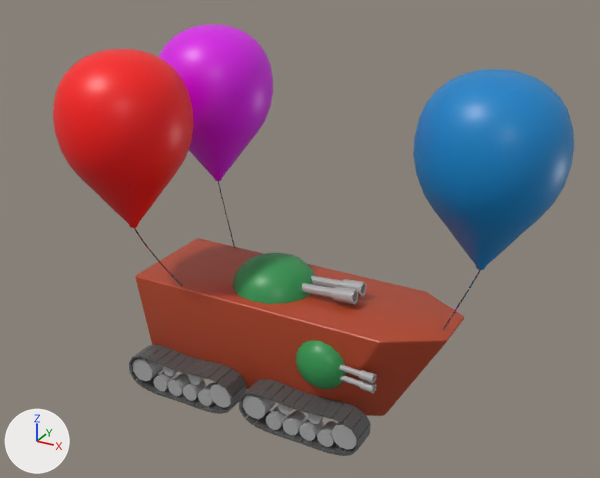
One commit to the Blender file models/truck.blend: the scene before it, then after it.
Rendered twice from a camera (50 mm lens) standing at (16.6, -30.3, 20.1) and looking at (0.0, -0.1, 5.0). The lights are fixed; the arrows at lower left show +X, +Y and +Z.
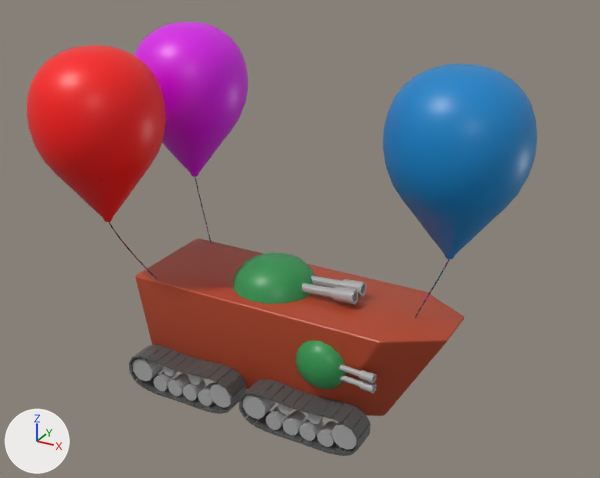
Commit message: Fix truck

Location of each change, (x1, y1, x2, y2) in pixels of the pictures (600 x 478 px):
'Sphere.004', moved
    before: (413, 69, 574, 270)
    after: (383, 64, 537, 259)
'Sphere.005', moved
    before: (53, 49, 194, 228)
    after: (27, 45, 166, 222)
'Sphere.003', moved
    before: (159, 25, 273, 181)
    after: (134, 22, 248, 177)
'BezierCurve.001', moved
    before: (443, 270, 481, 330)
    after: (414, 259, 450, 318)
'BezierCurve.002', moved
    before: (134, 228, 183, 286)
    after: (109, 222, 158, 280)
'BezierCurve', moved
    before: (218, 181, 235, 249)
    after: (195, 177, 211, 243)

The change, as a diff of the scene's bpy script:
```diff
--- a/models/truck.blend.py
+++ b/models/truck.blend.py
@@ ob_sphere_003 @@
 ob_sphere_003 = bpy.data.objects.new('Sphere.003', me_sphere_003)
-ob_sphere_003.parent = ob_truck
-ob_sphere_003.matrix_parent_inverse = Matrix(((1.0, 0.0, 0.0, -19.81), (0.0, 1.0, 0.0, -0.413), (0.0, 0.0, 1.0, -1.461), (0.0, 0.0, 0.0, 1.0)))
-ob_sphere_003.location = (12.94, 3.945, 12.2)
+ob_sphere_003.parent = ob_empty
+ob_sphere_003.location = (-8.319, 3.487, 10.76)
 ob_sphere_003.rotation_euler = (0.0, 0.0, -0.62)  # degrees (0, 0, -36)
@@ ob_sphere_004 @@
 ob_sphere_004 = bpy.data.objects.new('Sphere.004', me_sphere_004)
-ob_sphere_004.parent = ob_truck
-ob_sphere_004.matrix_parent_inverse = Matrix(((1.0, 0.0, 0.0, -19.81), (0.0, 1.0, 0.0, -0.413), (0.0, 0.0, 1.0, -1.461), (0.0, 0.0, 0.0, 1.0)))
-ob_sphere_004.location = (28.23, 0.00138, 12.33)
+ob_sphere_004.parent = ob_empty
+ob_sphere_004.location = (6.971, 0.00307, 10.84)
 ob_sphere_004.rotation_euler = (0.0, 0.0, 3.142)  # degrees (0, 0, 180)
@@ ob_beziercurve_001 @@
 ob_beziercurve_001.matrix_parent_inverse = Matrix(((-0.633, 0.0, 0.0, 17.86), (0.0, -0.633, 0.0, 0.000869), (0.0, 0.0, 0.633, -7.8), (0.0, 0.0, 0.0, 1.0)))
-ob_beziercurve_001.location = (28.31, 0.0, 7.219)
+ob_beziercurve_001.location = (7.051, 0.00168, 5.733)
 ob_beziercurve_001.rotation_euler = (1.571, 0.0, 3.142)  # degrees (90, 0, 180)
@@ ob_sphere_005 @@
 ob_sphere_005 = bpy.data.objects.new('Sphere.005', me_sphere_005)
-ob_sphere_005.parent = ob_truck
-ob_sphere_005.matrix_parent_inverse = Matrix(((1.0, 0.0, 0.0, -19.81), (0.0, 1.0, 0.0, -0.413), (0.0, 0.0, 1.0, -1.461), (0.0, 0.0, 0.0, 1.0)))
-ob_sphere_005.location = (13.08, -3.065, 12.2)
+ob_sphere_005.parent = ob_empty
+ob_sphere_005.location = (-8.179, -3.522, 10.76)
 ob_sphere_005.rotation_euler = (0.0, 0.0, 0.562)  # degrees (0, 0, 32)
@@ ob_beziercurve_002 @@
 ob_beziercurve_002.matrix_parent_inverse = Matrix(((0.536, 0.337, 0.0, -5.97), (-0.337, 0.536, 0.0, 6.047), (0.0, 0.0, 0.633, -7.716), (0.0, 0.0, 0.0, 1.0)))
-ob_beziercurve_002.location = (13.01, -3.106, 7.086)
+ob_beziercurve_002.location = (-8.248, -3.564, 5.647)
 ob_beziercurve_002.rotation_euler = (1.571, 0.0, 0.562)  # degrees (90, 0, 32)
@@ ob_empty @@
+ob_empty = bpy.data.objects.new('Empty', None)
+ob_empty.location = (0.0, 0.0, 0.0)
```
